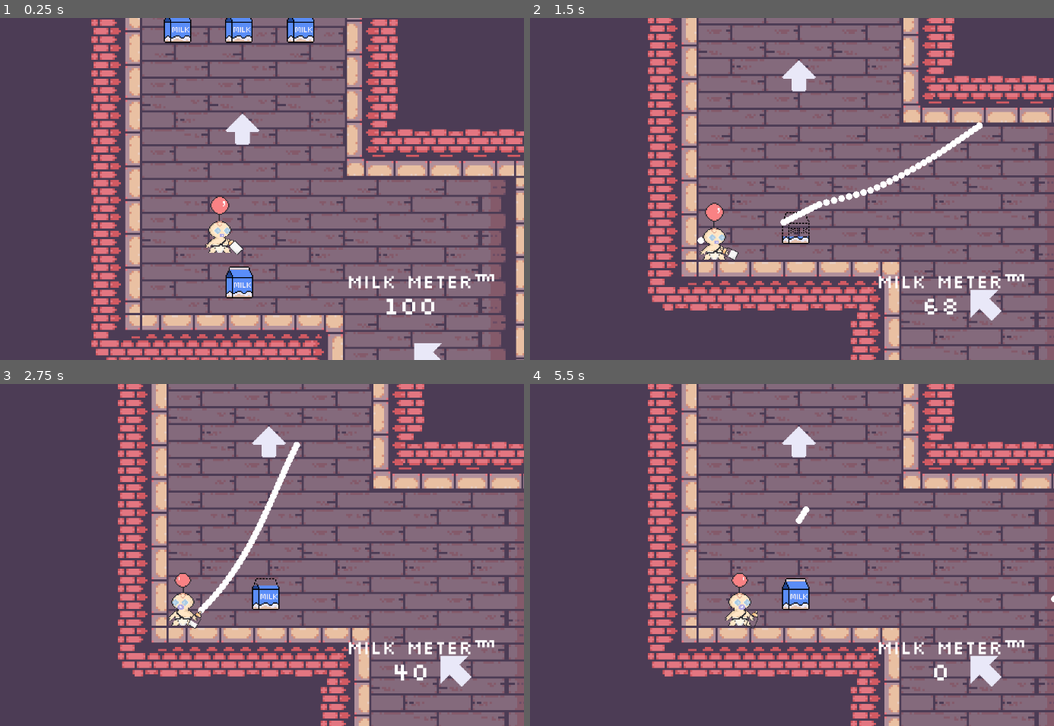
Above: before the commit, frames 1-4 (two rows, left to right).
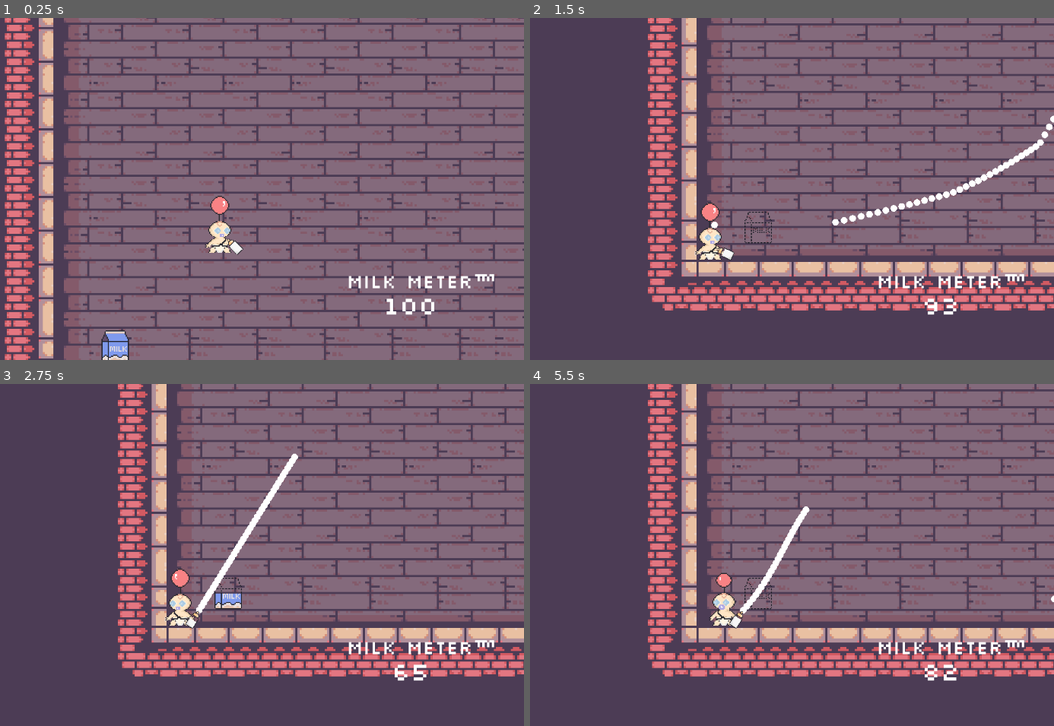
Above: after the commit, the same moments.

Repository: duncwilliams/trust-fund-baby
Game: Godot game, scene res://scenes/main.tscn
Same seed, same stepped clock (60 frames per second), same inputs: the game is played once before the commit and once after it.
Inputs (mouse positions are in pixels of both pictures, inside the frame that each line leads up to):
- Up to frame 1 (0.25 s): no input
- Up to frame 2 (1.5 s): move the mouse to (881, 171) at 0.52 s; press the mouse at (881, 171) at 0.53 s; move the mouse to (629, 206) at 1.27 s; release the mouse at (629, 206) at 1.28 s; click (629, 206) at 1.35 s
- Up to frame 3 (2.75 s): move the mouse to (282, 479) at 2.02 s; press the mouse at (282, 479) at 2.03 s
- Up to frame 4 (5.5 s): move the mouse to (718, 623) at 2.77 s; release the mouse at (718, 623) at 2.78 s; click (718, 623) at 2.85 s; move the mouse to (933, 606) at 3.52 s; press the mouse at (933, 606) at 3.53 s; move the mouse to (566, 503) at 4.27 s; release the mouse at (566, 503) at 4.28 s; click (566, 503) at 4.35 s; move the mouse to (781, 555) at 5.02 s; press the mouse at (781, 555) at 5.03 s

The runs differ from the first frame. In frame 1, 58% of the frame differs, in the area x 0-100%, y 0-100%; in frame 2, 23%; in frame 3, 23%; in frame 4, 23%.

Commit message:
updated milk carton palette

Diff:
--- a/scenes/carton.tscn
+++ b/scenes/carton.tscn
@@ -96,6 +96,7 @@
 frame_progress = 1.0
 
 [node name="CollisionShape2D" type="CollisionShape2D" parent="." unique_id=859354063 groups=["carton"]]
+visible = false
 shape = SubResource("RectangleShape2D_j036i")
 
 [connection signal="area_entered" from="." to="." method="_on_area_entered"]
--- a/scenes/main.tscn
+++ b/scenes/main.tscn
@@ -35,7 +35,7 @@
 
 [node name="Baby" parent="." unique_id=1502936678 instance=ExtResource("1_o5qli")]
 unique_name_in_owner = true
-position = Vector2(1363, -2415)
+position = Vector2(311, 215)
 
 [node name="Camera2D" type="Camera2D" parent="Baby" unique_id=1711883797]
 offset = Vector2(0, -60)
Binary file changed: art/custom/carton_respawn.png
Binary file changed: art/custom/carton_sprite_sheet.png
